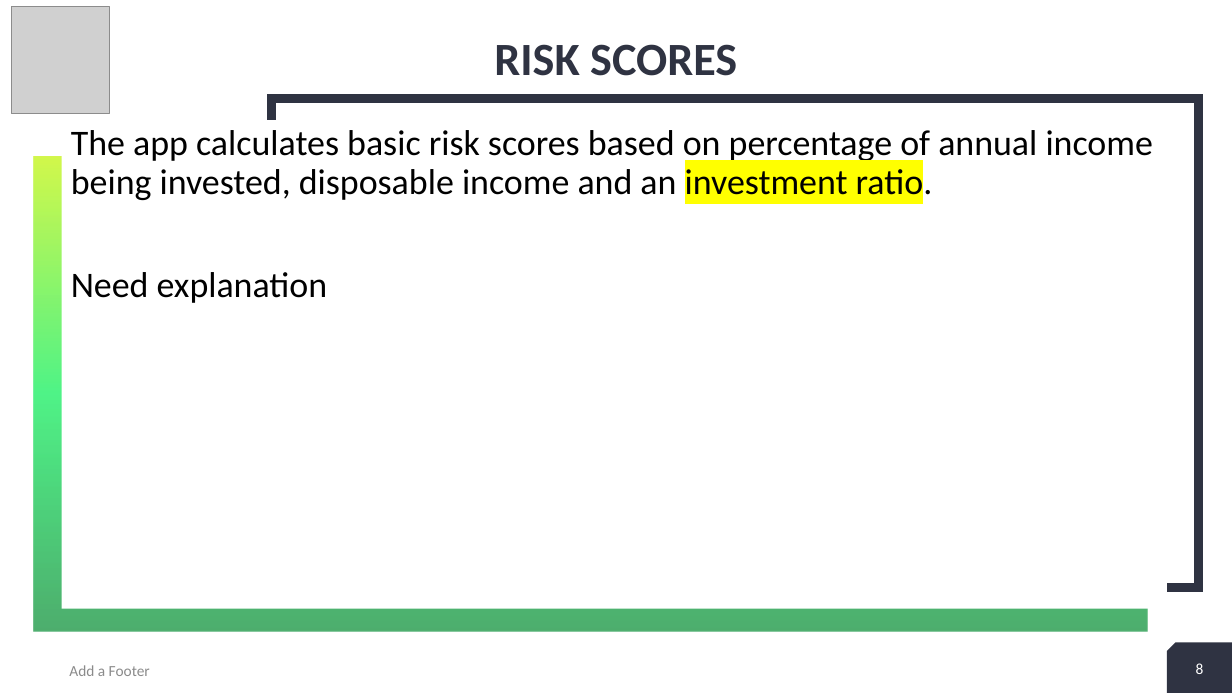
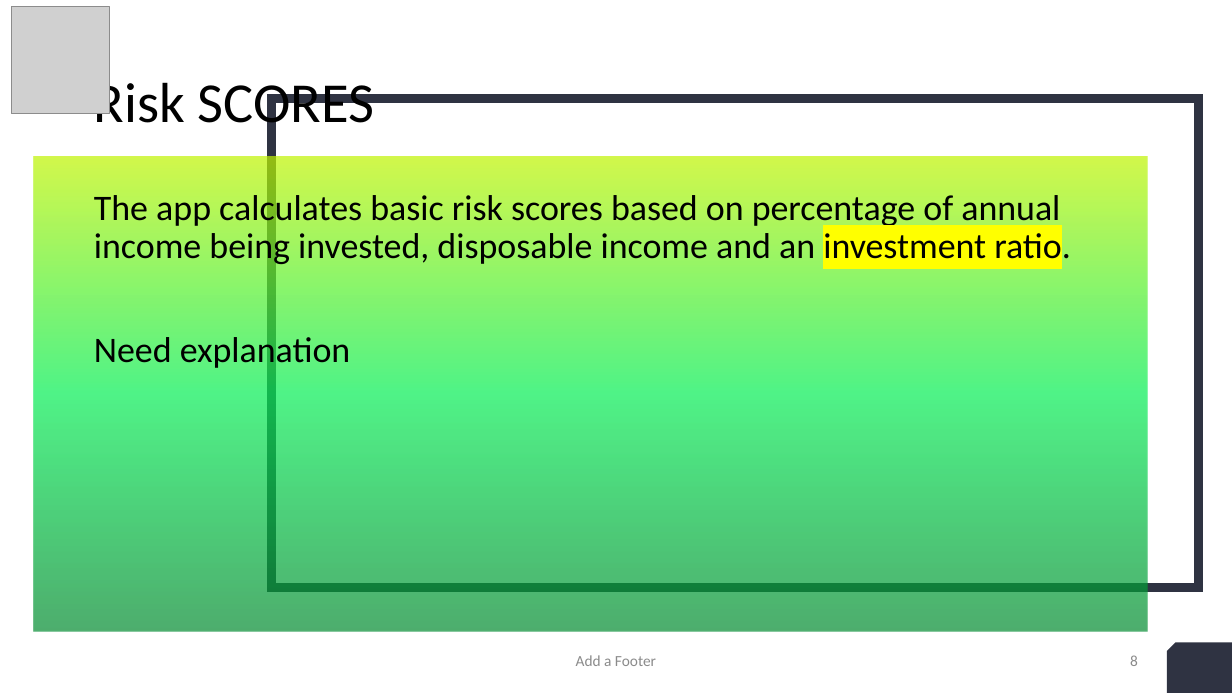
Before and after one commit to Kgross2/portfolio_suitability_application, a slide deck: slide 8 of admin/Portfolio_suitability_ presentationMon draft.pptx. Drawn at 1232x693 pixels with LibreOffice and Linux fonts; fonts in the diff are those of the drawing; grey boxes stand for pictures. Boxes give left, top, right and bottom in pixels: in the first picture for what was removed or moved away, otherwise in the second. Text is boxed around its words. In the diff, an @@ line names an element or a change of style, - is before the commit and + after.

```diff
--- a/admin/Portfolio_suitability_ presentationMon draft.pptx
+++ b/admin/Portfolio_suitability_ presentationMon draft.pptx
@@ title at <box>94,74,374,135</box>: text changed; size 36 to 44 pt; text colour #2F3342 to #000000; bold off @@
-RISK SCORES
+Risk SCORES
@@ text "The app calculates basic risk ...": place and size @@
-text "The app calculates basic risk ..." at <box>62,120,1167,609</box>
+text "The app calculates basic risk ..." at <box>94,190,1071,371</box>
@@ text "The app calculates basic risk ..." at <box>94,190,1071,371</box>: fill #FFFFFF to none @@
@@ text "Add a Footer": place and size @@
-text "Add a Footer" at <box>69,665,150,676</box>
+text "Add a Footer" at <box>576,655,656,666</box>
@@ text "Add a Footer" at <box>576,655,656,666</box>: alignment left to centre @@
@@ page number: place and size @@
-page number at <box>1196,663,1204,674</box>
+page number at <box>1130,655,1138,666</box>
@@ page number at <box>1130,655,1138,666</box>: text colour #FFFFFF to #8C8C8C; alignment centre to right @@
@@ page number removed at <box>1195,665,1203,674</box> @@
-8
```
Also in this commit, not shown: 21 other slides changed, 19 other files.
